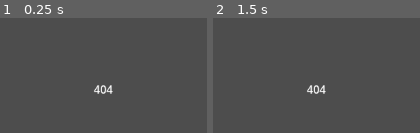
Above: before the commit, frames 1-2 (left to right).
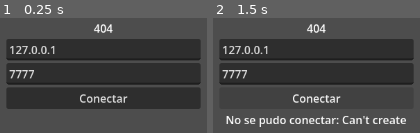
Above: after the commit, the same moments.

Repository: MiguelT18/404-game
Game: Godot game, scene res://main.tscn
Same seed, same stepped clock (60 frames per second), same inputs: the game is played once before the commit and once after it.
Inputs (mouse positions are in pixels of both pictures, inside the frame that each line leads up to):
- Up to frame 1 (0.25 s): no input
- Up to frame 2 (1.5 s): click (316, 98) at 0.5 s, where only the run after the commit has a clickable "Conectar"; click (316, 98) at 1.25 s, where only the run after the commit has a clickable "Conectar"

The runs differ from the first frame. In frame 1, 52% of the frame differs, in the area x 2-98%, y 5-80%; in frame 2, 39%.

Commit message:
Agregar conexión cliente-servidor con menú y prueba de red
Co-Authored-By: Claude Opus 5.5 <noreply@anthropic.com>

Diff:
--- /dev/null
+++ b/client/match_client.gd
@@ -0,0 +1,37 @@
+class_name MatchClient
+extends Node
+## Envía intenciones y muestra el estado que llega del servidor.
+
+signal left(reason: String)
+
+var peer_id := 0
+var mode: MatchModeData
+
+
+func join(host: String, port: int) -> Error:
+	var peer := ENetMultiplayerPeer.new()
+	var error := peer.create_client(host, port)
+	if error != OK:
+		return error
+	multiplayer.multiplayer_peer = peer
+	multiplayer.connected_to_server.connect(_on_connected)
+	multiplayer.connection_failed.connect(_leave.bind("No se pudo conectar"))
+	multiplayer.server_disconnected.connect(_leave.bind("Conexión perdida"))
+	Net.welcomed.connect(_on_welcomed)
+	Net.rejected.connect(_leave)
+	return OK
+
+
+func _on_connected() -> void:
+	Net.hello.rpc_id(1, Net.game_version())
+
+
+func _on_welcomed(mode_id: String, my_peer_id: int) -> void:
+	peer_id = my_peer_id
+	mode = load("res://data/modes/%s.tres" % mode_id)
+
+
+func _leave(reason: String) -> void:
+	multiplayer.multiplayer_peer = null
+	left.emit(reason)
+	queue_free()
--- /dev/null
+++ b/data/modes/line_1v1.tres
@@ -0,0 +1,8 @@
+[gd_resource type="Resource" script_class="MatchModeData" format=3]
+
+[ext_resource type="Script" path="res://shared/match_mode_data.gd" id="1"]
+
+[resource]
+script = ExtResource("1")
+id = &"line_1v1"
+players_per_team = 1
--- /dev/null
+++ b/main.gd
@@ -0,0 +1,60 @@
+extends Control
+## Decide si este proceso es servidor o cliente.
+
+const DEFAULT_PORT := 7777
+
+@onready var _menu: Control = $Menu
+@onready var _host: LineEdit = $Menu/Host
+@onready var _port: LineEdit = $Menu/Port
+@onready var _status: Label = $Menu/Status
+
+
+func _ready() -> void:
+	var args := OS.get_cmdline_user_args()
+	if "--server" in args:
+		_menu.hide()
+		_start_server(args)
+	else:
+		$Menu/Connect.pressed.connect(_on_connect_pressed)
+
+
+func _start_server(args: PackedStringArray) -> void:
+	var port := _arg(args, "--port", str(DEFAULT_PORT)).to_int()
+	var mode_path := "res://data/modes/%s.tres" % _arg(args, "--mode", "line_1v1")
+	if port < 1 or port > 65535 or not ResourceLoader.exists(mode_path):
+		printerr("Argumentos inválidos: puerto %d, modo %s" % [port, mode_path])
+		get_tree().quit(1)
+		return
+	var server := MatchServer.new()
+	add_child(server)
+	var error := server.start(port, load(mode_path))
+	if error != OK:
+		printerr("No se pudo abrir el puerto %d: %s" % [port, error_string(error)])
+		get_tree().quit(1)
+
+
+func _arg(args: PackedStringArray, flag: String, fallback: String) -> String:
+	var index := args.find(flag)
+	return args[index + 1] if index != -1 and index + 1 < args.size() else fallback
+
+
+func _on_connect_pressed() -> void:
+	var port := _port.text.to_int()
+	if port < 1 or port > 65535:
+		_status.text = "Puerto inválido"
+		return
+	var client := MatchClient.new()
+	add_child(client)
+	var error := client.join(_host.text.strip_edges(), port)
+	if error != OK:
+		client.queue_free()
+		_status.text = "No se pudo conectar: %s" % error_string(error)
+		return
+	client.left.connect(_on_left)
+	_status.text = ""
+	_menu.hide()
+
+
+func _on_left(reason: String) -> void:
+	_status.text = reason
+	_menu.show()
--- a/main.tscn
+++ b/main.tscn
@@ -1,4 +1,6 @@
 [gd_scene format=3]
+
+[ext_resource type="Script" path="res://main.gd" id="1"]
 
 [node name="Main" type="Control"]
 layout_mode = 3
@@ -7,14 +9,42 @@
 anchor_bottom = 1.0
 grow_horizontal = 2
 grow_vertical = 2
+script = ExtResource("1")
 
-[node name="Title" type="Label" parent="."]
+[node name="Menu" type="VBoxContainer" parent="."]
 layout_mode = 1
-anchors_preset = 15
-anchor_right = 1.0
-anchor_bottom = 1.0
+anchors_preset = 8
+anchor_left = 0.5
+anchor_top = 0.5
+anchor_right = 0.5
+anchor_bottom = 0.5
+offset_left = -140.0
+offset_top = -100.0
+offset_right = 140.0
+offset_bottom = 100.0
 grow_horizontal = 2
 grow_vertical = 2
+
+[node name="Title" type="Label" parent="Menu"]
+layout_mode = 2
 text = "404"
 horizontal_alignment = 1
-vertical_alignment = 1
+
+[node name="Host" type="LineEdit" parent="Menu"]
+layout_mode = 2
+text = "127.0.0.1"
+placeholder_text = "IP del servidor"
+
+[node name="Port" type="LineEdit" parent="Menu"]
+layout_mode = 2
+text = "7777"
+placeholder_text = "Puerto"
+
+[node name="Connect" type="Button" parent="Menu"]
+layout_mode = 2
+text = "Conectar"
+
+[node name="Status" type="Label" parent="Menu"]
+layout_mode = 2
+horizontal_alignment = 1
+autowrap_mode = 2
--- a/net/net.gd
+++ b/net/net.gd
@@ -1 +1,44 @@
 extends Node
+## Protocolo de red. Los RPC viven aquí porque Godot exige la misma ruta de nodo
+## en ambos lados; servidor y cliente solo escuchan estas señales.
+
+signal hello_received(peer_id: int, version: String)
+signal input_received(peer_id: int, seq: int, move: Vector2, yaw: float)
+signal welcomed(mode_id: String, peer_id: int)
+signal rejected(reason: String)
+signal snapshot_received(tick: int, states: Array)
+
+const INPUT_CHANNEL := 1
+const SNAPSHOT_CHANNEL := 2
+
+
+static func game_version() -> String:
+	return ProjectSettings.get_setting("application/config/version")
+
+
+@rpc("any_peer", "call_remote", "reliable")
+func hello(version: String) -> void:
+	if multiplayer.is_server():
+		hello_received.emit(multiplayer.get_remote_sender_id(), version)
+
+
+@rpc("any_peer", "call_remote", "unreliable_ordered", INPUT_CHANNEL)
+func submit_input(seq: int, move: Vector2, yaw: float) -> void:
+	if multiplayer.is_server():
+		input_received.emit(multiplayer.get_remote_sender_id(), seq, move, yaw)
+
+
+@rpc("authority", "call_remote", "reliable")
+func welcome(mode_id: String, peer_id: int) -> void:
+	welcomed.emit(mode_id, peer_id)
+
+
+@rpc("authority", "call_remote", "reliable")
+func reject(reason: String) -> void:
+	rejected.emit(reason)
+
+
+## `states` es una lista de [peer_id, posición, yaw, último seq procesado].
+@rpc("authority", "call_remote", "unreliable_ordered", SNAPSHOT_CHANNEL)
+func snapshot(tick: int, states: Array) -> void:
+	snapshot_received.emit(tick, states)
--- /dev/null
+++ b/server/match_server.gd
@@ -0,0 +1,60 @@
+class_name MatchServer
+extends Node
+## Simula la partida y es la única verdad.
+
+# Plazas extra para poder explicar el rechazo en vez de ignorar la conexión.
+const REJECT_SLOTS := 4
+const KICK_DELAY := 1.0
+
+var _mode: MatchModeData
+var _players: Dictionary[int, InputQueue] = {}
+
+
+func start(port: int, mode: MatchModeData) -> Error:
+	_mode = mode
+	var peer := ENetMultiplayerPeer.new()
+	var error := peer.create_server(port, _capacity() + REJECT_SLOTS)
+	if error != OK:
+		return error
+	multiplayer.server_relay = false
+	multiplayer.multiplayer_peer = peer
+	multiplayer.peer_disconnected.connect(_on_peer_disconnected)
+	Net.hello_received.connect(_on_hello)
+	print("Servidor en el puerto %d, modo %s" % [port, mode.id])
+	return OK
+
+
+func _capacity() -> int:
+	return _mode.players_per_team * 2
+
+
+func _on_hello(peer_id: int, version: String) -> void:
+	if _players.has(peer_id):
+		return
+	if version != Net.game_version():
+		_kick(peer_id, "Versión distinta: el servidor usa %s" % Net.game_version())
+	elif _players.size() >= _capacity():
+		_kick(peer_id, "La partida está llena")
+	else:
+		_add_player(peer_id)
+
+
+func _add_player(peer_id: int) -> void:
+	# shortcut: cada jugador aparece al conectarse, la espera a que estén todos llega en M3.
+	_players[peer_id] = InputQueue.new()
+	Net.welcome.rpc_id(peer_id, String(_mode.id), peer_id)
+	print("Jugador %d conectado" % peer_id)
+
+
+func _kick(peer_id: int, reason: String) -> void:
+	print("Rechazado %d: %s" % [peer_id, reason])
+	Net.reject.rpc_id(peer_id, reason)
+	# Desconectar en el acto descartaría el mensaje de rechazo que aún no salió.
+	await get_tree().create_timer(KICK_DELAY).timeout
+	if peer_id in multiplayer.get_peers():
+		multiplayer.multiplayer_peer.disconnect_peer(peer_id)
+
+
+func _on_peer_disconnected(peer_id: int) -> void:
+	if _players.erase(peer_id):
+		print("Jugador %d desconectado" % peer_id)
--- /dev/null
+++ b/tests/smoke_client.gd
@@ -0,0 +1,38 @@
+extends Node
+## Cliente automático de la prueba de red; lo lanza tests/net_smoke.sh.
+## Argumentos: --port N --expect accept|reject [--version X]
+
+const TIMEOUT := 6.0
+
+var _client: MatchClient
+var _expect := "accept"
+var _elapsed := 0.0
+var _left_reason := ""
+
+
+func _ready() -> void:
+	var args := OS.get_cmdline_user_args()
+	var port := int(args[args.find("--port") + 1])
+	_expect = args[args.find("--expect") + 1]
+	var version_index := args.find("--version")
+	if version_index != -1:
+		ProjectSettings.set_setting("application/config/version", args[version_index + 1])
+	_client = MatchClient.new()
+	add_child(_client)
+	_client.left.connect(func(reason: String) -> void: _left_reason = reason)
+	_client.join("127.0.0.1", port)
+
+
+func _process(delta: float) -> void:
+	_elapsed += delta
+	if _expect == "reject" and _left_reason != "":
+		_finish(_left_reason != "Conexión perdida", "rechazado: %s" % _left_reason)
+	elif _expect == "accept" and _left_reason != "":
+		_finish(false, "expulsado: %s" % _left_reason)
+	elif _elapsed >= TIMEOUT:
+		_finish(_expect == "accept" and _client.peer_id != 0, "fin del tiempo, peer %d" % _client.peer_id)
+
+
+func _finish(passed: bool, detail: String) -> void:
+	print("%s %s" % ["PASA" if passed else "FALLA", detail])
+	get_tree().quit(0 if passed else 1)
--- /dev/null
+++ b/tests/smoke_client.tscn
@@ -0,0 +1,6 @@
+[gd_scene format=3]
+
+[ext_resource type="Script" path="res://tests/smoke_client.gd" id="1"]
+
+[node name="SmokeClient" type="Node"]
+script = ExtResource("1")
Not shown, added: client/match_client.gd.uid
Not shown, added: main.gd.uid
Not shown, added: server/match_server.gd.uid
Not shown, added: tests/smoke_client.gd.uid
Not shown, added: tests/net_smoke.sh
